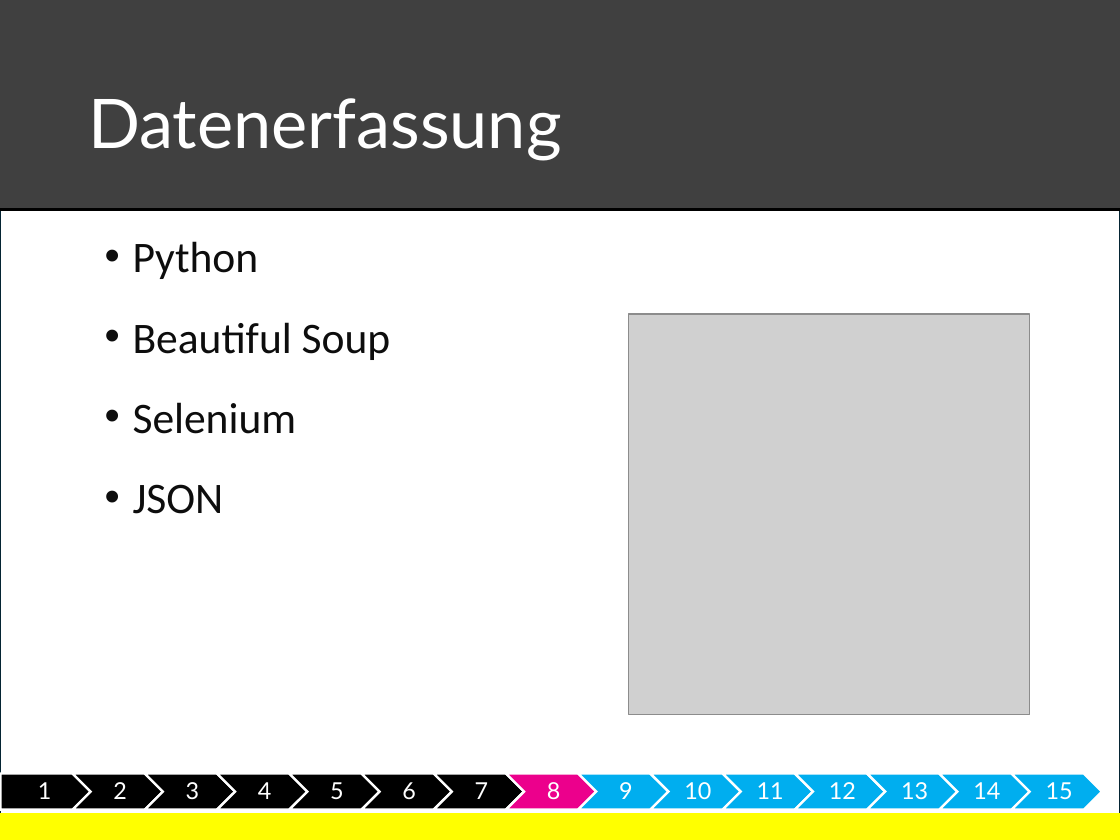
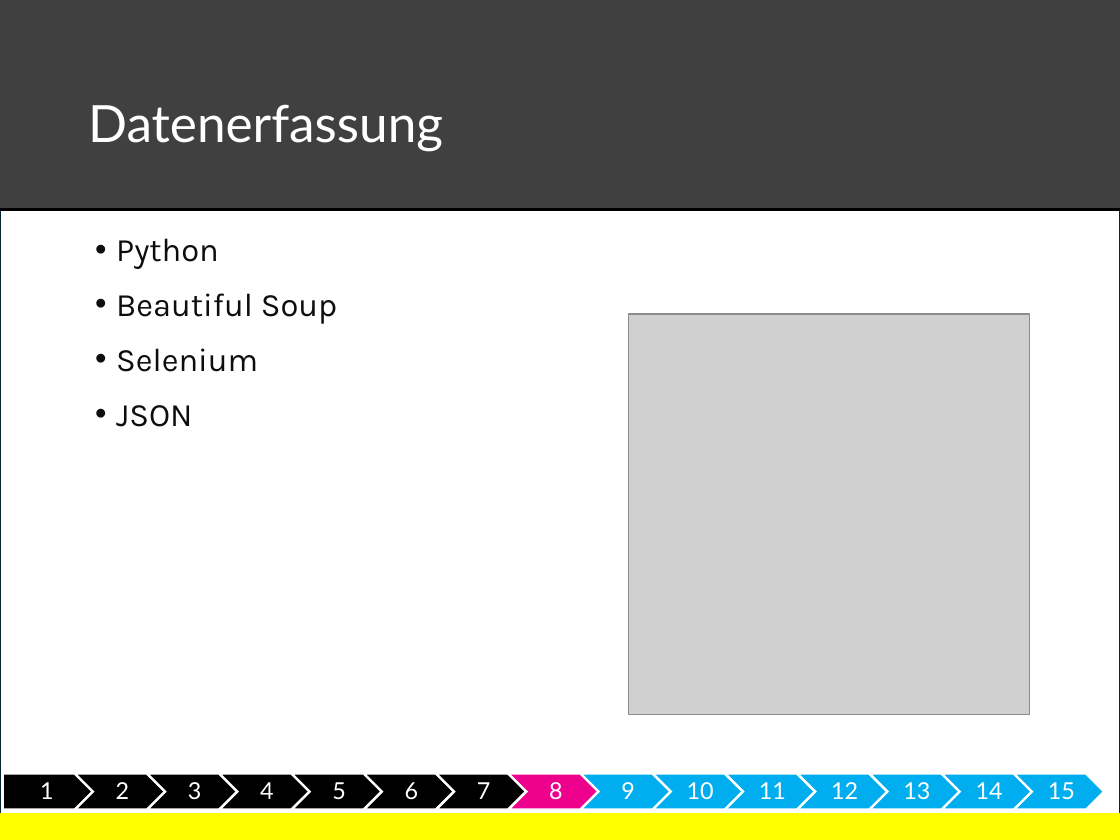
Before and after one commit to gregorio-pirolini/markdown, a slide deck: slide 9 of meinProject43.pptx. Drawn at 1120x840 pixels with LibreOffice and Linux fonts; fonts in the diff are those of the drawing; grey boxes stand for pictures; background and template pictures are left out. Boxes give left, top, right and bottom in pixels: in the first picture for what was removed or moved away, otherwise in the second. Text is boxed around its words. In the diff, an @@ line names an element or a change of style, - is before the commit and + after.

```diff
--- a/meinProject43.pptx
+++ b/meinProject43.pptx
@@ title "Datenerfassung" at bbox=[88, 104, 443, 152]: size 44 to 33 pt @@
@@ text "Python" at bbox=[116, 238, 337, 427]: size 28 to 21 pt, font Calibri to Karla; list level 1 to 3 in "Python"; list level 1 to 3 in "Beautiful Soup"; list level 1 to 3 in "Selenium"; list level 1 to 3 in "JSON" @@
@@ outline redrawn in 15 elements at bbox=[580, 774, 671, 810], bbox=[725, 774, 815, 810], bbox=[942, 774, 1033, 810], bbox=[2, 774, 93, 810], bbox=[75, 774, 166, 810], bbox=[147, 774, 237, 810], bbox=[220, 774, 310, 810], bbox=[291, 774, 382, 810], bbox=[364, 774, 455, 810], bbox=[436, 774, 526, 810], bbox=[869, 774, 960, 810], bbox=[508, 774, 599, 810], bbox=[653, 774, 744, 810], bbox=[797, 774, 888, 810], bbox=[1014, 774, 1104, 810] @@
```
Also in this commit, not shown: 14 other slides changed, 1 slide added, 1 slide removed, 4 other files.
